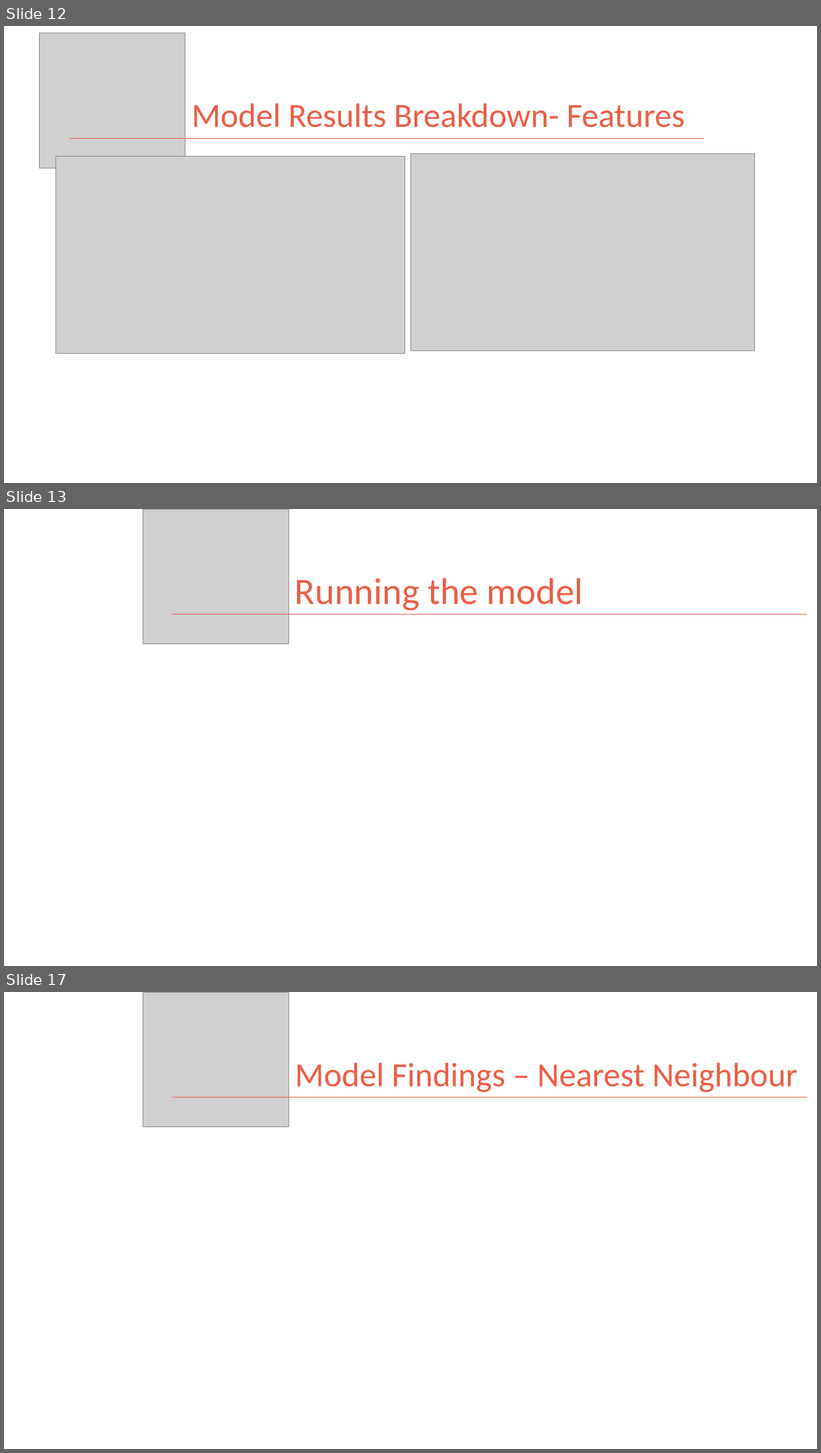
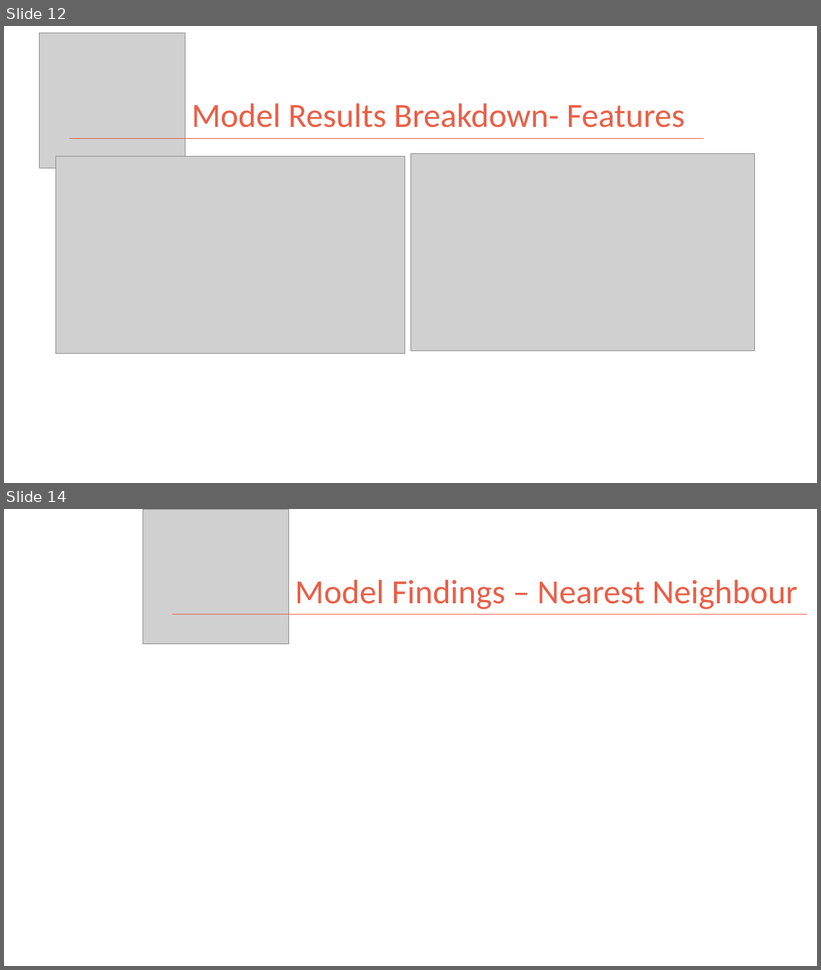
Before and after one commit to kman4/AirbnbPredictions, a slide deck: Airbnb Price Predictions (Model).pptx. Shown one above the other, each under a label of ours: slides 12, 13 and 17 before the commit, slides 12 and 14 after it; the slides between them are not shown. The pictures are 821x1453 and 821x970 pixels, drawn with LibreOffice and Linux fonts; fonts in the diff are those of the drawing; grey boxes stand for pictures. Boxes give left, top, right and bottom in pixels: in the first picture for what was removed or moved away, otherwise in the second. Text is boxed around its words. In the diff, an @@ line names an element or a change of style, - is before the commit and + after.

Commit message:
powerpoint update & add image

```diff
--- a/Airbnb Price Predictions (Model).pptx
+++ b/Airbnb Price Predictions (Model).pptx
@@ slide 13 removed at bbox=[4, 509, 817, 966], background #FFFFFF @@
@@ picture removed at bbox=[143, 509, 289, 644] @@
@@ title removed at bbox=[295, 578, 583, 611] @@
-Running the model
@@ line removed from (172, 614) to (807, 614) @@
@@ what was slide 17 is now slide 14 @@
```
Also in this commit, not shown: 1 slide added, 3 other slides removed, 1 other file.
